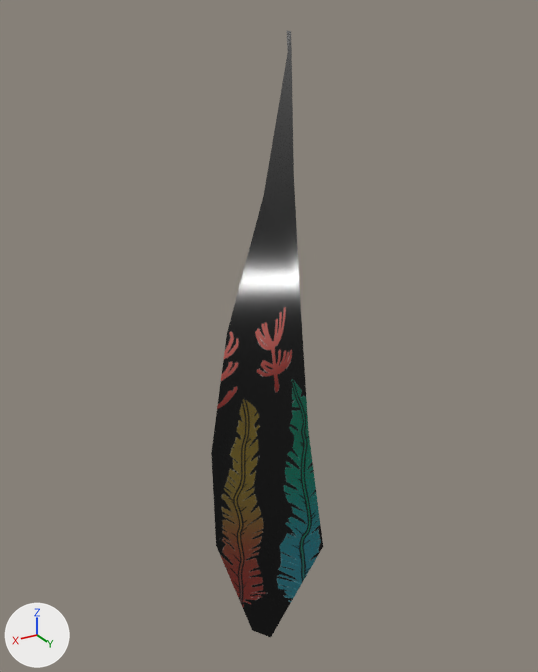
One commit to the FBX model BalloonGame/Assets/Design/3DModel/PRO/SeaWeed/PRO_SeaWeed_L1.fbx: the scene before it, then after it.
Both versions are drawn from a 50 mm camera at (0.715, 1.177, 1.379) aimed at (-0.036, -0.075, 0.753). Lighting does not change. The marker at lower left points along +X, +Y and +Z. Where no turn or scale is listed for an object, it has been applied to the vertices.

The first picture shows 'SeaWeed_L1'.
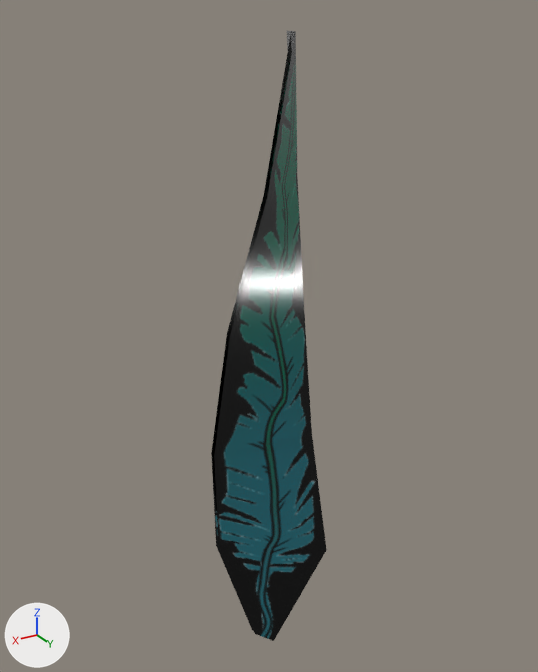
The newer file is also turned or shifted as a whole; pictures and numbers use the older file's frame.

The edits, one by one:
me_mesh is used by ob_seaweed_l1; location (0.0, 0.0, 0.0).
me_mesh had 12 vertices, 5 faces and spanned x -0.138..0.111, y -0.124..0.032, z -0.044..1.355.
me_mesh now has 24 vertices, 10 faces and spans x -0.138..0.111, y -0.124..0.046, z -0.044..1.355.
me_mesh part 1: the loose piece of 12 vertices spanning x -0.138..0.111, y -0.124..0.032, z -0.044..1.355 is copied, and the copy is moved by (0.0, 0.014, 0.0); it spans x -0.138..0.111, y -0.11..0.046, z -0.044..1.355.
me_mesh part 2: 5 kept faces spanning x -0.138..0.111, y -0.124..0.032, z -0.044..1.355 get new texture (UV) coordinates.

What differs and where, as boxes (x1, y1, x2, y2) in the pictures (538 x 672 px):
'SeaWeed_L1', reshaped: before (211, 30, 323, 637); after (211, 30, 327, 641)
part 1 of me_mesh, added: after (214, 31, 327, 641)
part 2 of me_mesh, surface changed (grey to black): before (211, 31, 323, 637); after (211, 31, 292, 631)
